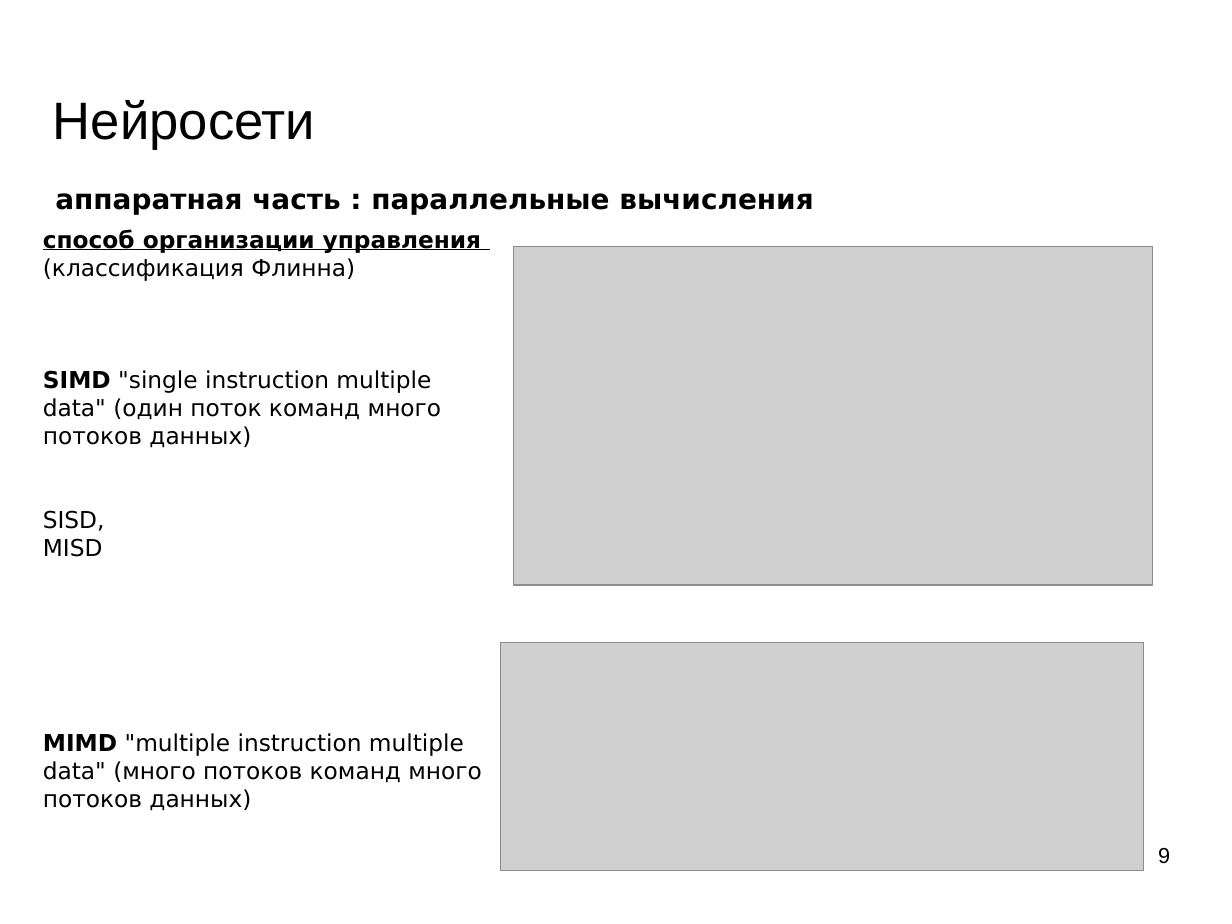
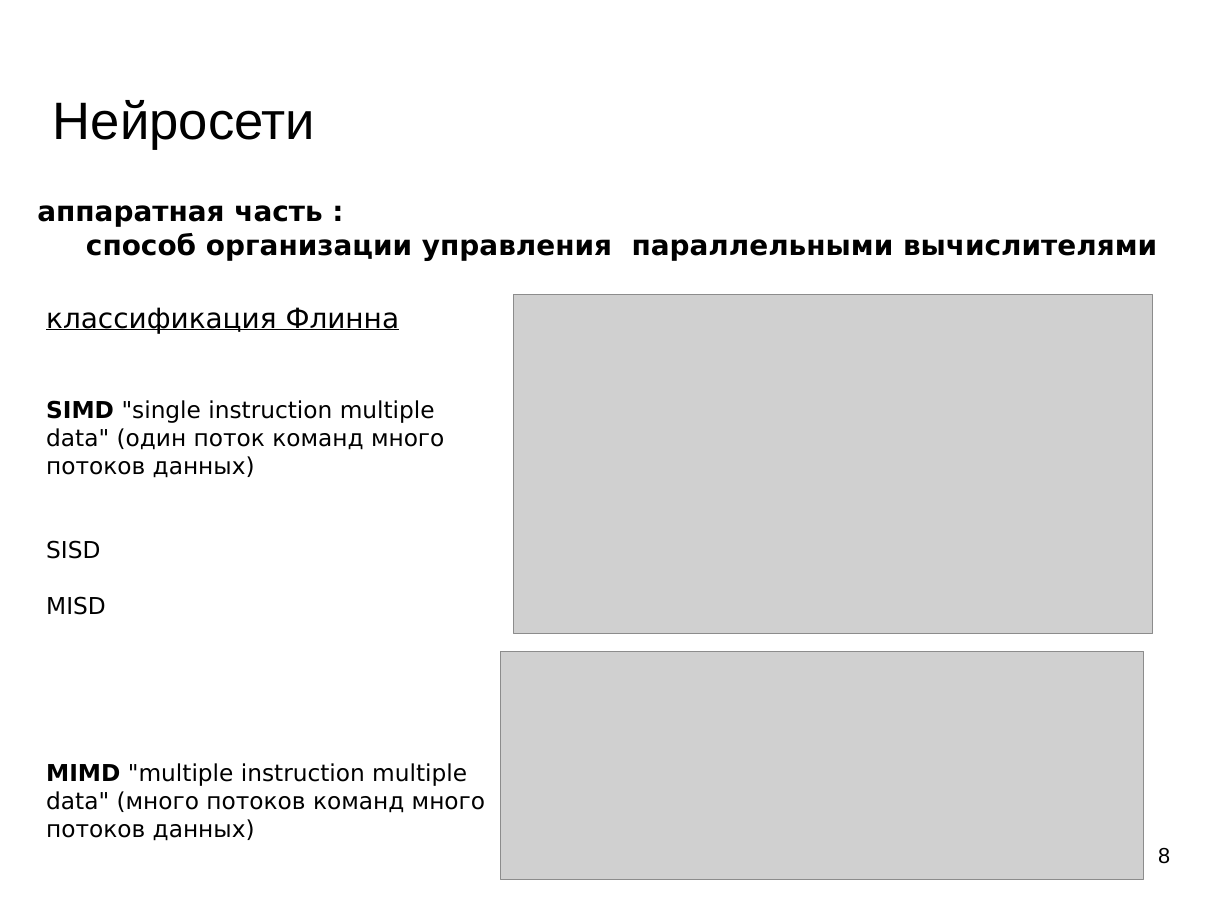
Before and after one commit to mechanoid5/ml_lectorium_legacy, a slide deck: slide 8 of 19-tech-stack-tf.odp (slide 9 before the commit). Drawn at 1232x924 pixels with LibreOffice and Linux fonts; fonts in the diff are those of the drawing; grey boxes stand for pictures; background and template pictures are left out. Boxes give left, top, right and bottom in pixels: in the first picture for what was removed or moved away, otherwise in the second. Text is boxed around its words. In the diff, an @@ line names an element or a change of style, - is before the commit and + after.

```diff
--- a/19-tech-stack-tf.odp
+++ b/19-tech-stack-tf.odp
@@ text added at [37,205,1157,260], 18 pt, text #000000, bold @@
+аппаратная часть :
+способ организации управления параллельными вычислителями
@@ text removed at [55,193,813,215] @@
-аппаратная часть : параллельные вычисления
@@ text "классификация Флинна": place and size @@
-text "классификация Флинна" at [43,229,481,811]
+text "классификация Флинна" at [46,307,485,841]
@@ picture: place and size @@
-picture at [514,246,1154,585]
+picture at [514,295,1154,634]
@@ text at [46,307,400,333]: text changed; size 15 to 18 pt; bold off @@
-способ организации управления (классификация Флинна)
+классификация Флинна
@@ text at [46,540,100,559]: text changed @@
-SISD,
+SISD
@@ picture: place and size @@
-picture at [501,643,1145,871]
+picture at [501,652,1145,880]
@@ page number at [1158,848,1170,864]: text changed @@
-9
+8
```
Also in this commit, not shown: 11 other slides changed, 1 slide removed, 9 other files.
